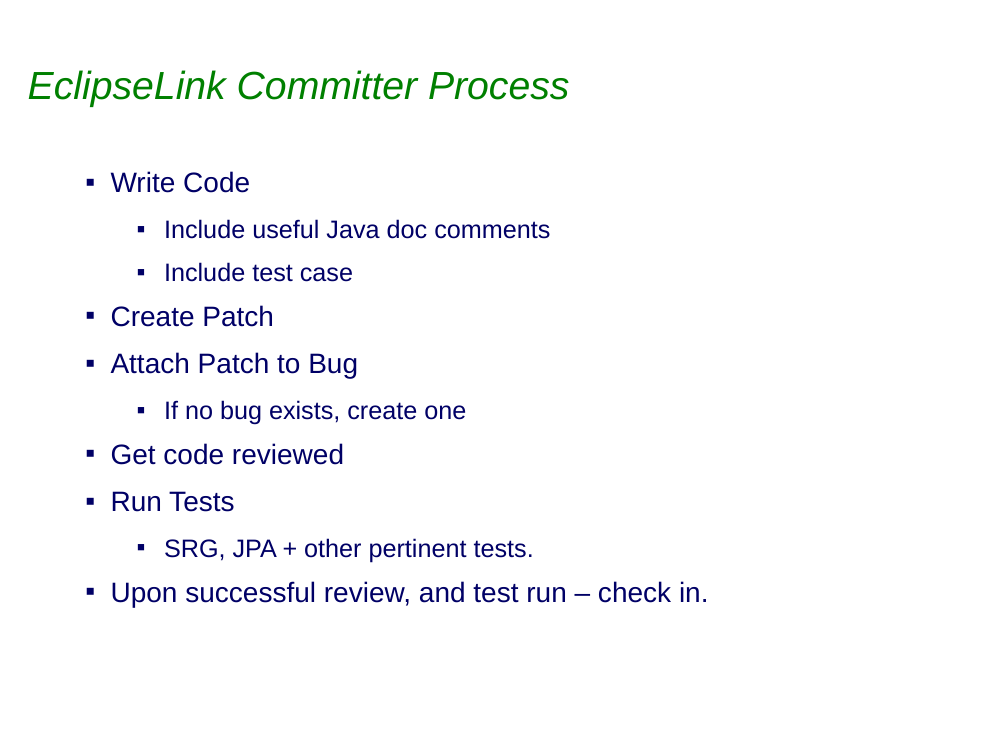
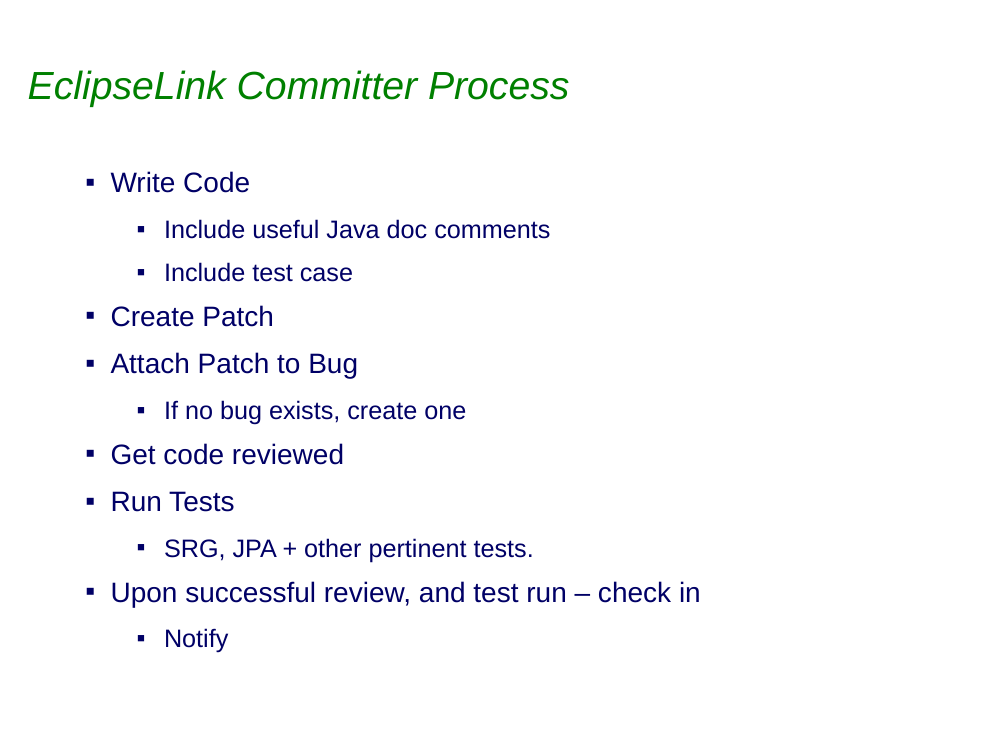
Before and after one commit to sabineheider/incubator, a slide deck: slide 9 of summit-2010/Process.ppt (slide 8 before the commit). Drawn at 1008x756 pixels with LibreOffice and Linux fonts; fonts in the diff are those of the drawing; background and template pictures are left out. Boxes give left, top, right and bottom in pixels: in the first picture for what was removed or moved away, otherwise in the second. Text is boxed around its words. In the diff, an @@ line names an element or a change of style, - is before the commit and + after.

```diff
--- a/summit-2010/Process.ppt
+++ b/summit-2010/Process.ppt
@@ text at (111,581,701,653): text changed @@
-▪ Upon successful review, and test run – check in.
+▪ Upon successful review, and test run – check in
+  ▪ Notify
```
Also in this commit, not shown: 2 other slides changed, 2 slides added, 2 slides removed.
